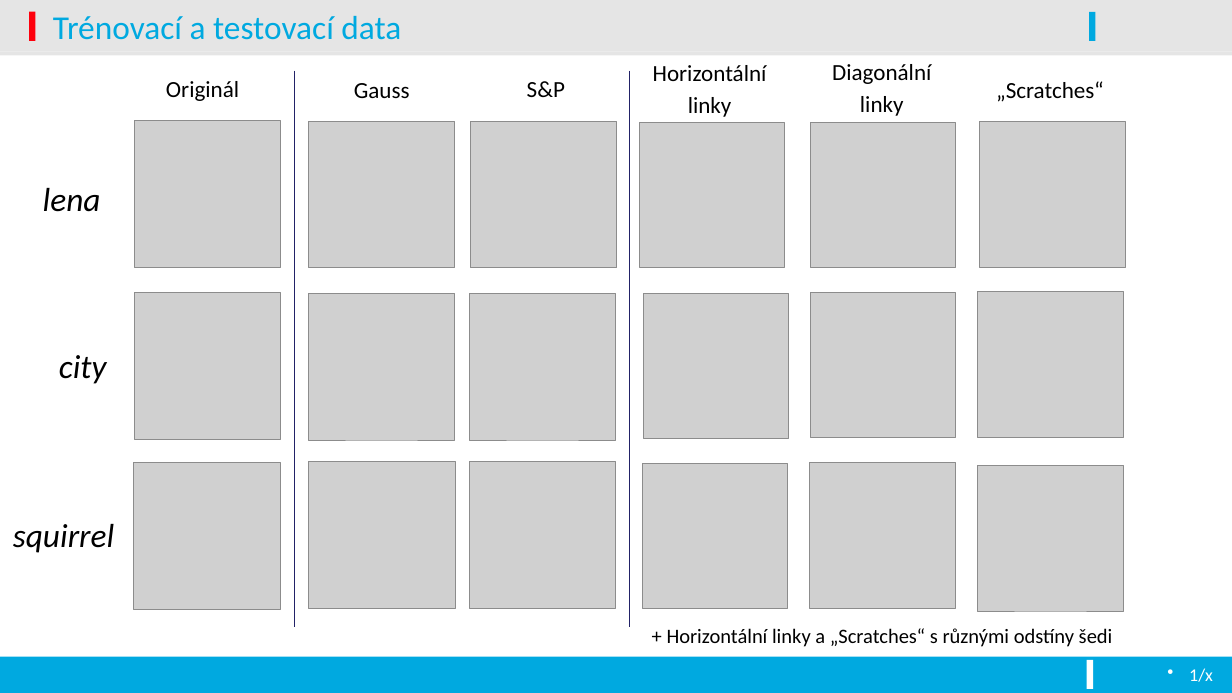
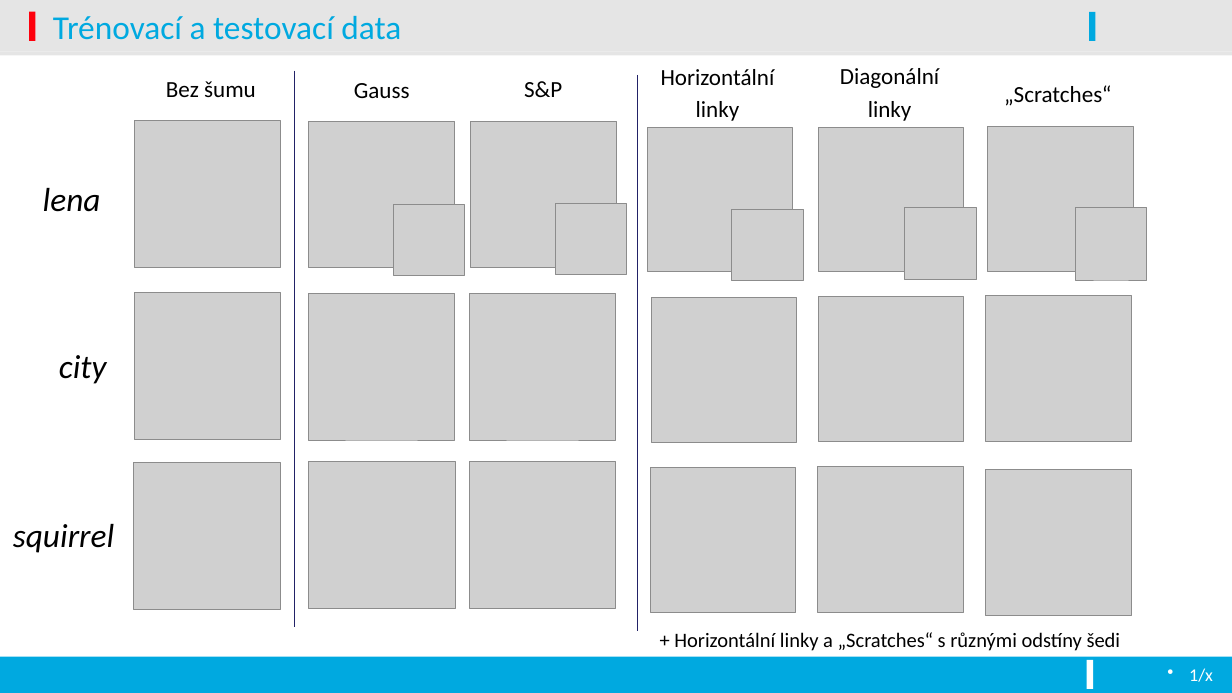
Before and after one commit to vojone/EVO, a slide deck: slide 2 of prezentace.pptx. Drawn at 1232x693 pixels with LibreOffice and Linux fonts; fonts in the diff are those of the drawing; grey boxes stand for pictures; background and template pictures are left out. Boxes give left, top, right and bottom in pixels: in the first picture for what was removed or moved away, otherwise in the second. Text is boxed around its words. In the diff, an @@ line names an element or a change of style, - is before the commit and + after.

```diff
--- a/prezentace.pptx
+++ b/prezentace.pptx
@@ text at [166,81,256,97]: text changed @@
-Originál
+Bez šumu
@@ 9 pictures, 4 texts, 1 line: place and size @@
-9 pictures, 4 texts, 1 line at [629,64,1126,647]
+9 pictures, 4 texts, 1 line at [637,68,1134,651]
@@ picture added at [394,205,464,275] @@
@@ picture added at [555,203,627,274] @@
@@ picture added at [905,207,977,279] @@
@@ picture added at [1076,207,1148,280] @@
@@ picture added at [732,210,803,281] @@
```
Also in this commit, not shown: 2 other slides changed, 7 slides added, 2 slides removed.
